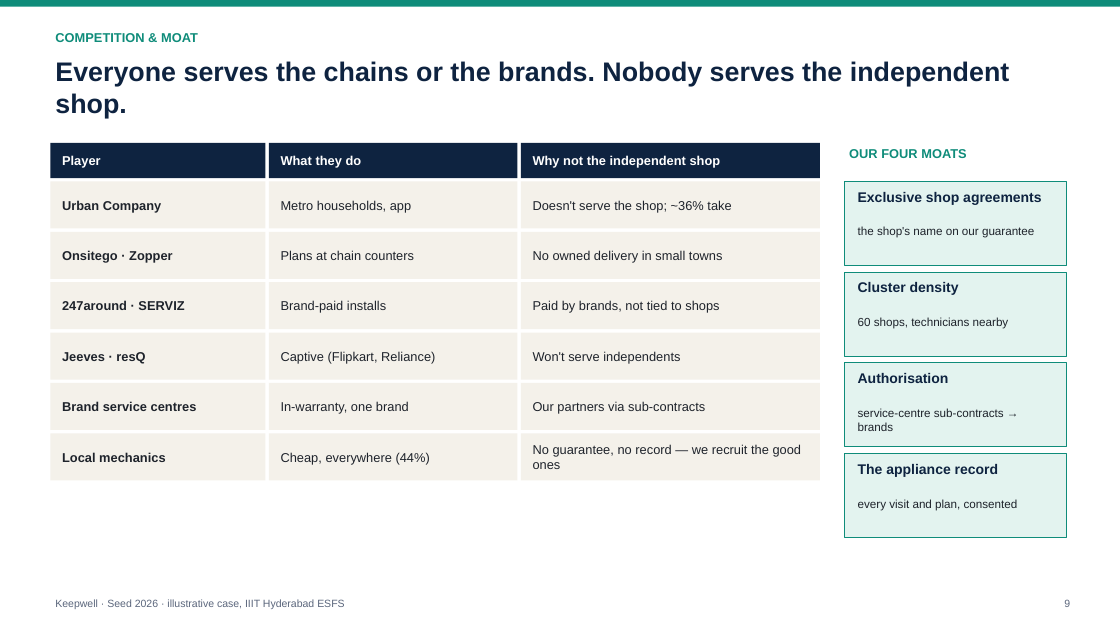
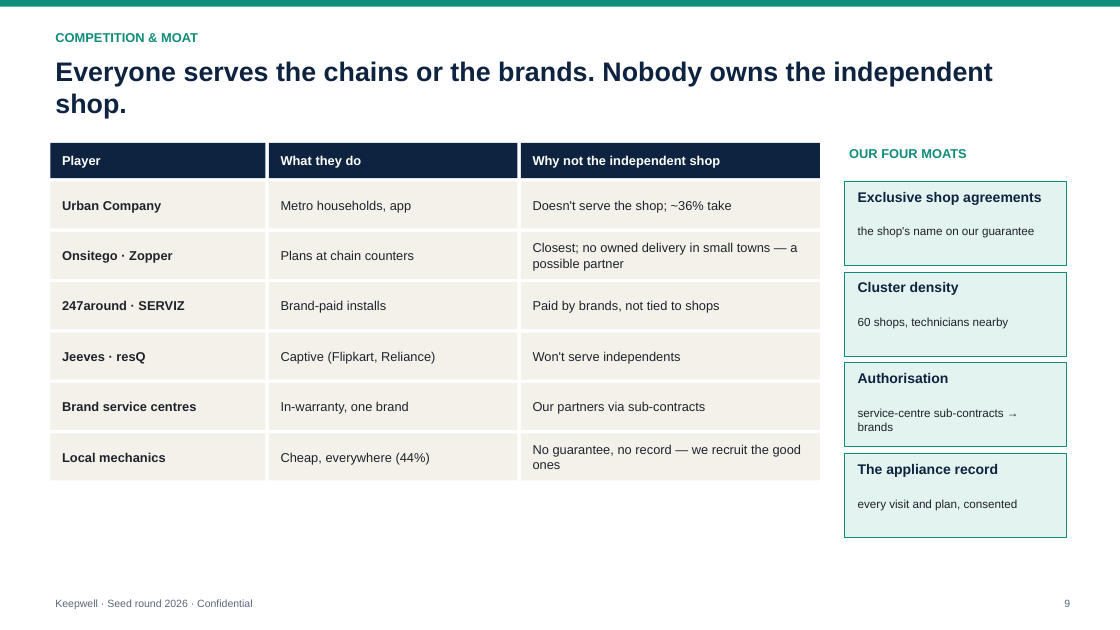
Before and after one commit to PrathyushaKalluri/keepwell, a slide deck: slide 9 of pitch_v2/deck/Keepwell_Seed_Deck.pptx. Drawn at 1120x630 pixels with LibreOffice and Linux fonts; fonts in the diff are those of the drawing. Boxes give left, top, right and bottom in pixels: in the first picture for what was removed or moved away, otherwise in the second. Text is boxed around its words. In the diff, an @@ line names an element or a change of style, - is before the commit and + after.

```diff
--- a/pitch_v2/deck/Keepwell_Seed_Deck.pptx
+++ b/pitch_v2/deck/Keepwell_Seed_Deck.pptx
@@ text at (55,61,992,118): text changed @@
-Everyone serves the chains or the brands. Nobody serves the independent shop.
+Everyone serves the chains or the brands. Nobody owns the independent shop.
@@ text at (533,242,797,271): text changed @@
-No owned delivery in small towns
+Closest; no owned delivery in small towns — a possible partner
@@ text at (55,599,252,609): text changed @@
-Keepwell · Seed 2026 · illustrative case, IIIT Hyderabad ESFS
+Keepwell · Seed round 2026 · Confidential
```
Also in this commit, not shown: 14 other slides changed, 46 other files.
